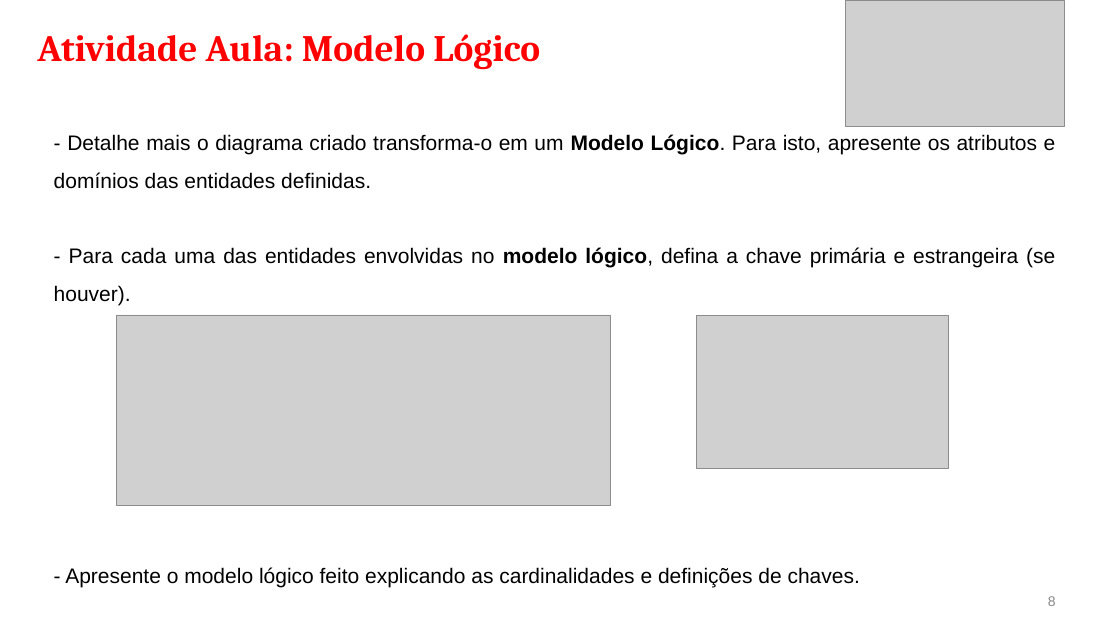
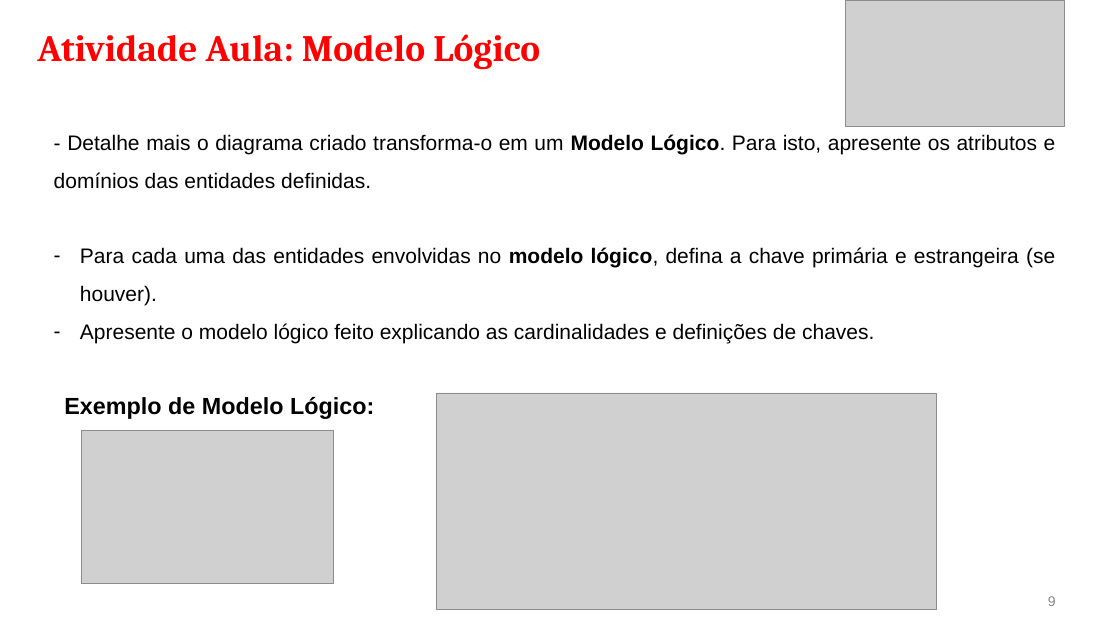
Before and after one commit to CloudEducationBrazil/WydenBancoDados, a slide deck: slide 9 of 01 Classes/Aula03- BD Dinâmica Modelo de Domínio.pptx (slide 8 before the commit). Drawn at 1120x630 pixels with LibreOffice and Linux fonts; fonts in the diff are those of the drawing; grey boxes stand for pictures. Boxes give left, top, right and bottom in pixels: in the first picture for what was removed or moved away, otherwise in the second. Text is boxed around its words. In the diff, an @@ line names an element or a change of style, - is before the commit and + after.

```diff
--- a/01 Classes/Aula03- BD Dinâmica Modelo de Domínio.pptx
+++ b/01 Classes/Aula03- BD Dinâmica Modelo de Domínio.pptx
@@ text at [80,247,1055,343]: text changed @@
-- Para cada uma das entidades envolvidas no modelo lógico, defina a chave primária e estrangeira (se houver).
+– Para cada uma das entidades envolvidas no modelo lógico, defina a chave primária e estrangeira (se houver).
+– Apresente o modelo lógico feito explicando as cardinalidades e definições de chaves.
@@ text at [64,397,374,419]: text changed; size 18 to 20 pt; bold on @@
-- Apresente o modelo lógico feito explicando as cardinalidades e definições de chaves.
+Exemplo de Modelo Lógico:
@@ picture: place and size @@
-picture at [117,315,611,506]
+picture at [437,393,937,610]
@@ picture: place and size @@
-picture at [697,315,949,468]
+picture at [82,431,334,584]
```
Also in this commit, not shown: 5 other slides changed, 1 slide added, 1 other file.
